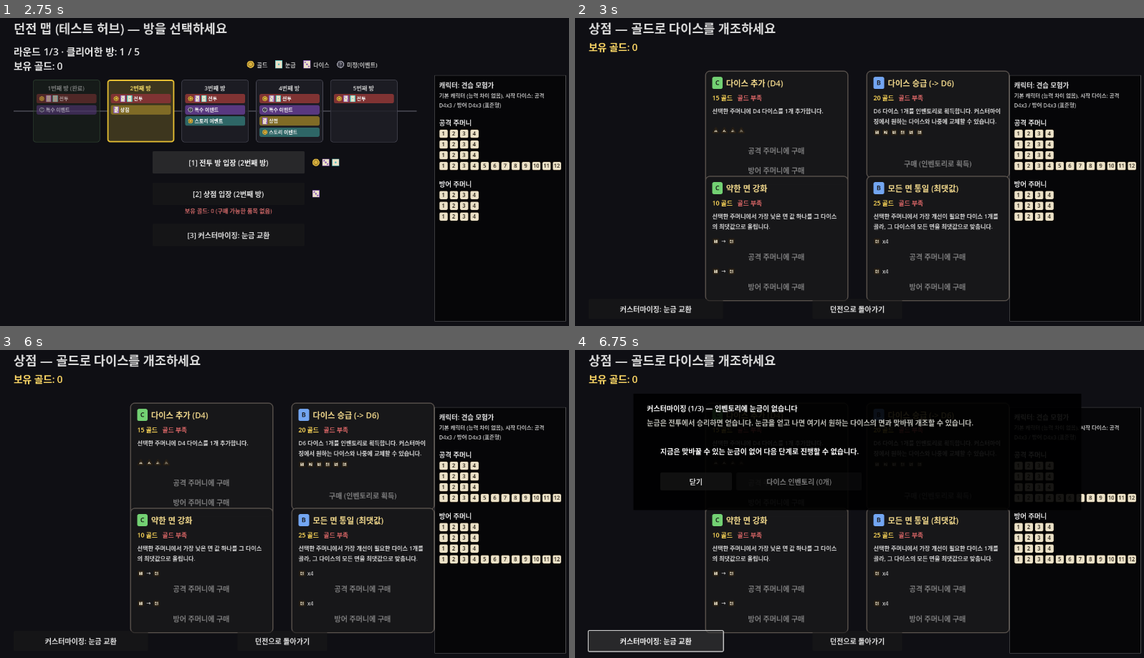
Above: before the commit, frames 1-4 (two rows, left to right).
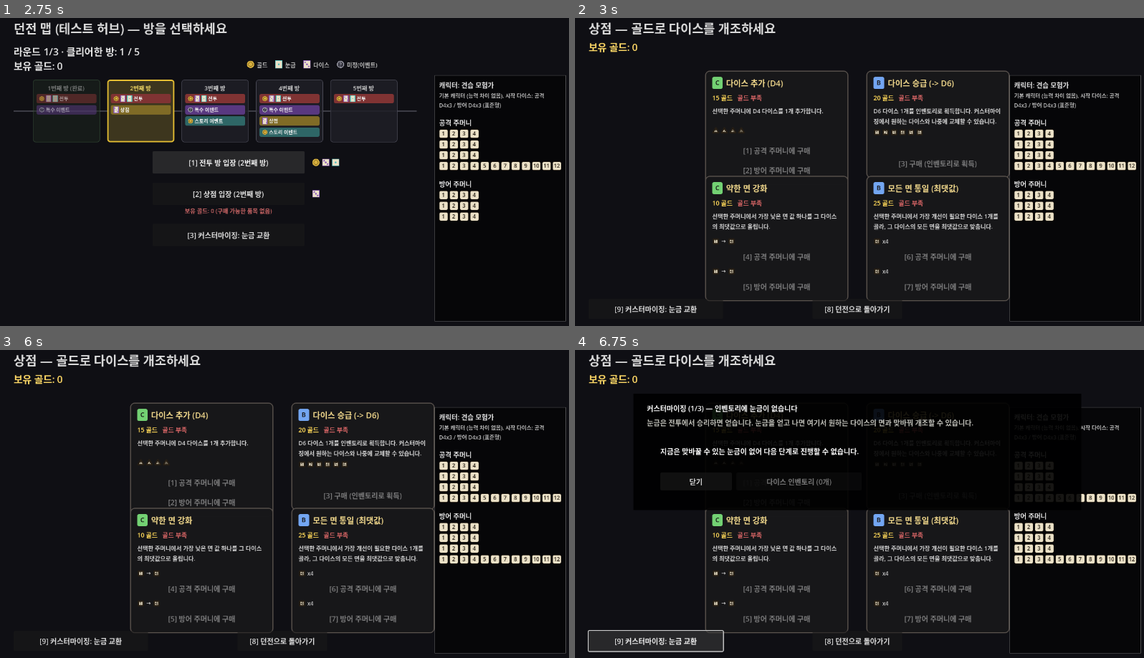
Above: after the commit, the same moments.

Repository: YGseok/ProjectD
Game: Godot game, scene res://code/scenes/character_select.tscn
Two runs of this game, one before a commit and one after it. Both use one fixed random seed, a clock stepped at 60 frames per second and the inputs below.
Inputs:
- Up to frame 1 (2.75 s): click "[6] 던전 시작" at 0.5 s; click "[2] 특수 이벤트 입장 (1번째 방)" at 1.25 s; click "[1] 공격 주머니에 적용" at 2 s
- Up to frame 2 (3 s): click "[2] 상점 입장 (2번째 방)" at 2.75 s
- Up to frame 3 (6 s): click "던전으로 돌아가기" (after the commit: "[8] 던전으로 돌아가기") at 3.5 s; click "[2] 특수 이벤트 입장 (3번째 방)" at 4.25 s; click "[2] 방어 주머니에 적용" at 5 s; click "[3] 상점 입장 (4번째 방)" at 5.75 s
- Up to frame 4 (6.75 s): click "커스터마이징: 눈금 교환" (after the commit: "[9] 커스터마이징: 눈금 교환") at 6.5 s

Frame 1 is identical in both runs. In frame 2, 1.6% of the frame differs, in the area x 7-71%, y 41-96%; in frame 3, 1.6%; in frame 4, 1.1%.

Commit message:
feat: 상점 화면에 키보드 단축키 추가 + 씬 전환 버튼 크래시 버그 수정
- shop.gd에 KeyboardShortcuts 패턴 적용 (5/7화면): 아이템 카드 버튼 7개 +
  나가기 + 커스터마이징 = 9개로 1~9 범위에 정확히 들어옴.
- 검증 중 실제 크래시 버그 발견: _unhandled_input()이 try_press()로 씬을
  바꾸는 버튼(방 입장/나가기/계속 등)을 누른 뒤 get_viewport()를 호출하면,
  노드가 이미 트리 밖으로 나가 null이 반환되어 크래시함. get_viewport()
  호출을 try_press() 이전으로 옮겨 5개 화면(dungeon_map/shop/event/
  story_event/character_select) 모두 수정 — 실제 플레이에서도 재현
  가능했을 잠재 크래시.
- docs/STATUS.md, docs/feedback/INBOX.md 갱신 (완료 기록 (105), 아카이브 정리).

Co-Authored-By: Claude Sonnet 5 <noreply@anthropic.com>

Diff:
--- a/code/scenes/character_select.gd
+++ b/code/scenes/character_select.gd
@@ -142,8 +142,13 @@
 	var idx := KeyboardShortcuts.digit_index(event)
 	if idx < 0:
 		return
-	if KeyboardShortcuts.try_press(_shortcut_buttons, idx):
-		get_viewport().set_input_as_handled()
+	# get_viewport()는 try_press() 이전에 미리 받아둬야 한다 — "던전 시작" 버튼처럼 눌렸을
+	# 때 change_scene_to_file()로 씬을 바꾸는 버튼이면, 이 노드가 try_press() 도중 트리에서
+	# 빠져나가 그 뒤의 get_viewport()가 null을 반환해 set_input_as_handled() 호출이
+	# 크래시한다(shop.gd에서 실제로 겪고 발견해 5개 화면 공통으로 수정, 2026-09-15).
+	var viewport := get_viewport()
+	if KeyboardShortcuts.try_press(_shortcut_buttons, idx) and viewport != null:
+		viewport.set_input_as_handled()
 
 
 func _on_card_selected(id: String) -> void:
--- a/code/scenes/dungeon_map.gd
+++ b/code/scenes/dungeon_map.gd
@@ -525,8 +525,13 @@
 	var idx := KeyboardShortcuts.digit_index(event)
 	if idx < 0:
 		return
-	if KeyboardShortcuts.try_press(_shortcut_buttons, idx):
-		get_viewport().set_input_as_handled()
+	# get_viewport()는 try_press() 이전에 미리 받아둬야 한다 — 방 입장 버튼처럼 눌렸을 때
+	# change_scene_to_file()로 씬을 바꾸는 버튼이면, 이 노드가 try_press() 도중 트리에서
+	# 빠져나가 그 뒤의 get_viewport()가 null을 반환해 set_input_as_handled() 호출이
+	# 크래시한다(shop.gd에서 실제로 겪고 발견해 5개 화면 공통으로 수정, 2026-09-15).
+	var viewport := get_viewport()
+	if KeyboardShortcuts.try_press(_shortcut_buttons, idx) and viewport != null:
+		viewport.set_input_as_handled()
 
 
 func _on_combat_button_pressed() -> void:
@@ -675,6 +680,20 @@
 	deck_panel.offset_right = 280.0
 
 
+## QA 전용 — "2번" 단축키(상점 입장, 방 2/4일 때 고정 노출)로 실제 change_scene_to_file()이
+## 일어나는 버튼을 숫자 키로 눌렀을 때 get_viewport()가 null이 되어 크래시하지 않는지
+## 확인하기 위함(shop.gd의 "나가기" 버튼에서 실제로 겪은 버그와 같은 경로 — 이 화면의
+## 방 입장 버튼도 동일하게 씬을 바꾸므로 같은 위험이 있었음, 2026-09-15 수정).
+func _debug_press_shortcut_2() -> void:
+	RunState.rooms_cleared = 1  # 2번째 방으로 이동 — SHOP_FIXED_ROOM_INDICES=[1,3]이라 상점 확정 노출
+	_roll_room_choices()
+	_update_labels()
+	var key := InputEventKey.new()
+	key.pressed = true
+	key.keycode = KEY_2
+	_unhandled_input(key)
+
+
 ## QA 전용 — 실제 숫자 키 입력이 _unhandled_input()을 거쳐 버튼까지 눌리는 전체 경로를
 ## 확인하기 위함(클릭 시뮬레이션(GAME_QA_CLICK_PATH)의 키보드판). "3번" 단축키는 항상
 ## 마지막 자리인 "커스터마이징" 버튼에 배정되므로(전투/상점/특수 이벤트/스토리 이벤트가
--- a/code/scenes/event.gd
+++ b/code/scenes/event.gd
@@ -105,8 +105,13 @@
 	var idx := KeyboardShortcuts.digit_index(event)
 	if idx < 0:
 		return
-	if KeyboardShortcuts.try_press(_shortcut_buttons, idx):
-		get_viewport().set_input_as_handled()
+	# get_viewport()는 try_press() 이전에 미리 받아둬야 한다 — 아이템 픽 버튼처럼 눌렸을 때
+	# change_scene_to_file()로 씬을 바꾸는 버튼이면, 이 노드가 try_press() 도중 트리에서
+	# 빠져나가 그 뒤의 get_viewport()가 null을 반환해 set_input_as_handled() 호출이
+	# 크래시한다(shop.gd에서 실제로 겪고 발견해 5개 화면 공통으로 수정, 2026-09-15).
+	var viewport := get_viewport()
+	if KeyboardShortcuts.try_press(_shortcut_buttons, idx) and viewport != null:
+		viewport.set_input_as_handled()
 
 
 func _on_pick_pressed(item: Dictionary, target: String) -> void:
--- a/code/scenes/shop.gd
+++ b/code/scenes/shop.gd
@@ -24,6 +24,14 @@
 
 var _row_ui: Array[Node] = []
 
+## 던전 맵/스토리 이벤트/특수 이벤트/캐릭터 선택과 같은 패턴(KeyboardShortcuts) —
+## 카드 버튼들 + "던전으로 돌아가기" + "커스터마이징"을 화면에 나타나는 순서대로 담아
+## 숫자 1~9 키로 누를 수 있게 한다(INBOX.md 2026-09-14). 지금 아이템 4종 기준 카드당
+## 버튼이 최대 2개(upgrade_die만 1개)라 7개 + 나가기 + 커스터마이징 = 9개로 1~9 범위
+## 안에 정확히 들어온다 — 아이템 종류가 늘어나 9개를 넘으면 10번째부터는
+## KeyboardShortcuts.apply_hints()가 접두어를 붙이지 않을 뿐 클릭은 계속 가능하다.
+var _shortcut_buttons: Array[Button] = []
+
 
 func _ready() -> void:
 	leave_button.pressed.connect(_on_leave_pressed)
@@ -35,6 +43,7 @@
 	for node in _row_ui:
 		node.queue_free()
 	_row_ui.clear()
+	_shortcut_buttons.clear()
 
 	gold_label.text = "보유 골드: %d" % RunState.gold
 
@@ -70,6 +79,7 @@
 			upgrade_btn.custom_minimum_size = Vector2(0, 38)
 			upgrade_btn.pressed.connect(_on_buy_upgrade_pressed.bind(item, cost))
 			button_row.add_child(upgrade_btn)
+			_shortcut_buttons.append(upgrade_btn)
 			continue
 
 		# 골드 부족 여부는 카드 상단 배지(위 build_card의 unaffordable)가 이미 알려주므로,
@@ -86,6 +96,7 @@
 		atk_btn.custom_minimum_size = Vector2(0, 38)
 		atk_btn.pressed.connect(_on_buy_pressed.bind(item, cost, "attack"))
 		button_row.add_child(atk_btn)
+		_shortcut_buttons.append(atk_btn)
 
 		var def_preview := ItemCardStyle.build_effect_preview(item, RunState.player_defense_bag)
 		if def_preview:
@@ -97,6 +108,30 @@
 		def_btn.custom_minimum_size = Vector2(0, 38)
 		def_btn.pressed.connect(_on_buy_pressed.bind(item, cost, "defense"))
 		button_row.add_child(def_btn)
+		_shortcut_buttons.append(def_btn)
+
+	_shortcut_buttons.append(leave_button)
+	_shortcut_buttons.append(customize_button)
+	KeyboardShortcuts.apply_hints(_shortcut_buttons)
+
+
+## 숫자 키(1~9)로 지금 보이는 상점 카드 버튼(+나가기+커스터마이징)을 순서대로 누른다.
+## dungeon_map.gd/event.gd와 같은 이유로 커스터마이징 패널이 열려있을 때는 뒤에 가려진
+## 버튼이 함께 눌리지 않도록 무시한다.
+func _unhandled_input(event: InputEvent) -> void:
+	if customize_panel.visible:
+		return
+	var idx := KeyboardShortcuts.digit_index(event)
+	if idx < 0:
+		return
+	# get_viewport()는 try_press() 이후가 아니라 이전에 미리 받아둬야 한다 — "던전으로
+	# 돌아가기" 버튼처럼 눌렸을 때 change_scene_to_file()로 씬을 바꾸는 버튼이면, 이 노드가
+	# try_press() 도중 트리에서 빠져나가 그 뒤의 get_viewport()가 null을 반환해
+	# set_input_as_handled() 호출이 크래시한다(실제로 겪음 — 아래 알려진 이슈 패턴,
+	# dungeon_map.gd/event.gd/story_event.gd/character_select.gd도 동일 수정 필요).
+	var viewport := get_viewport()
+	if KeyboardShortcuts.try_press(_shortcut_buttons, idx) and viewport != null:
+		viewport.set_input_as_handled()
 
 
 func _on_buy_pressed(item: Dictionary, cost: int, target: String) -> void:
@@ -150,6 +185,28 @@
 	customize_panel.open()
 
 
+## QA 전용 — 실제 숫자 키 입력이 _unhandled_input()을 거쳐 커스터마이징 버튼까지 눌리는
+## 전체 경로를 확인하기 위함(event.gd의 _debug_press_shortcut_customize와 같은 목적).
+## 커스터마이징 버튼은 항상 _shortcut_buttons의 마지막 자리라(그 앞이 나가기, 그 앞이
+## 카드 버튼들) 아이템 구성과 무관하게 인덱스를 동적으로 계산한다.
+func _debug_press_shortcut_customize() -> void:
+	var idx := _shortcut_buttons.size() - 1
+	var key := InputEventKey.new()
+	key.pressed = true
+	key.keycode = KEY_1 + idx
+	_unhandled_input(key)
+
+
+## QA 전용 — 위와 같은 이유로 "던전으로 돌아가기" 버튼(커스터마이징 바로 앞 자리)까지
+## 숫자 키 입력이 실제로 이어지는지 확인한다.
+func _debug_press_shortcut_leave() -> void:
+	var idx := _shortcut_buttons.size() - 2
+	var key := InputEventKey.new()
+	key.pressed = true
+	key.keycode = KEY_1 + idx
+	_unhandled_input(key)
+
+
 ## qa/visual_qa.gd의 GAME_QA_CALL로 호출하기 위한 QA 전용 훅. DiceBag.MAX_DICE 캡
 ## (2026-09-09)에 도달했을 때 "다이스 추가 (D4)" 카드의 두 버튼이 "주머니 가득 참
 ## (최대 N개)" 문구로 비활성화되는 것을 실제 화면에서 눈으로 확인하기 위함 —
--- a/code/scenes/story_event.gd
+++ b/code/scenes/story_event.gd
@@ -49,8 +49,13 @@
 	var idx := KeyboardShortcuts.digit_index(event)
 	if idx < 0:
 		return
-	if KeyboardShortcuts.try_press(_shortcut_buttons, idx):
-		get_viewport().set_input_as_handled()
+	# get_viewport()는 try_press() 이전에 미리 받아둬야 한다 — "계속" 버튼처럼 눌렸을 때
+	# change_scene_to_file()로 씬을 바꾸는 버튼이면, 이 노드가 try_press() 도중 트리에서
+	# 빠져나가 그 뒤의 get_viewport()가 null을 반환해 set_input_as_handled() 호출이
+	# 크래시한다(shop.gd에서 실제로 겪고 발견해 5개 화면 공통으로 수정, 2026-09-15).
+	var viewport := get_viewport()
+	if KeyboardShortcuts.try_press(_shortcut_buttons, idx) and viewport != null:
+		viewport.set_input_as_handled()
 
 
 func _on_choice_pressed(choice: Dictionary) -> void:
Not shown, changed: docs/INBOX_ARCHIVE.md
Not shown, changed: docs/STATUS.md
Not shown, changed: docs/STATUS_ARCHIVE.md
Not shown, changed: docs/feedback/INBOX.md
